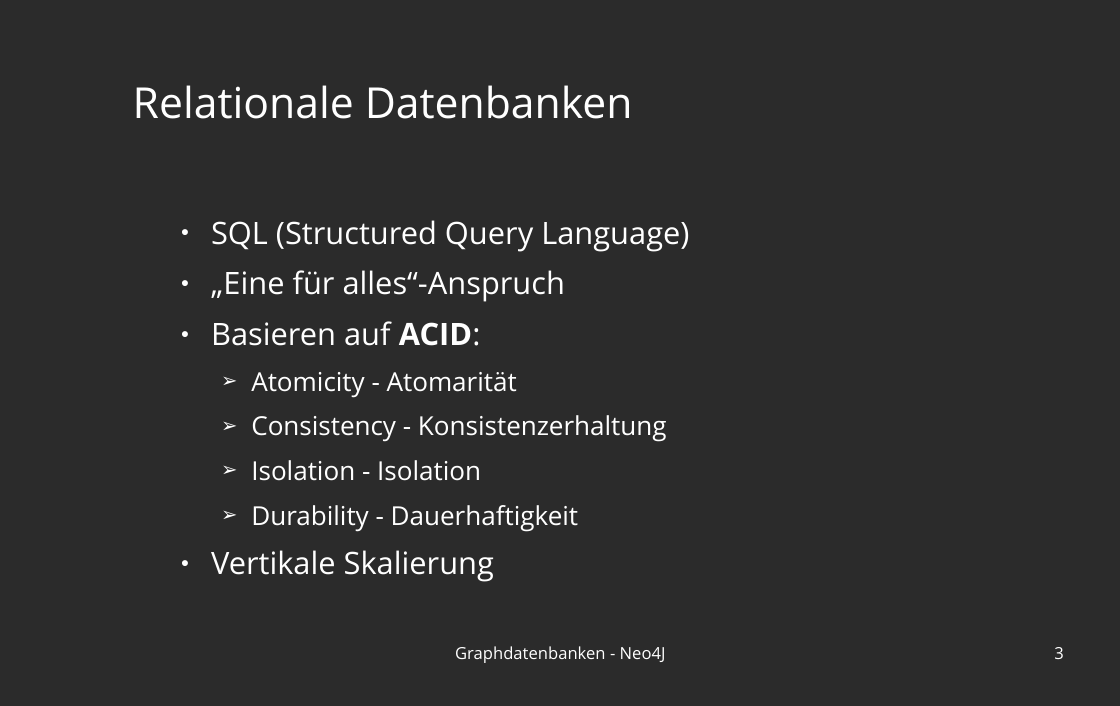
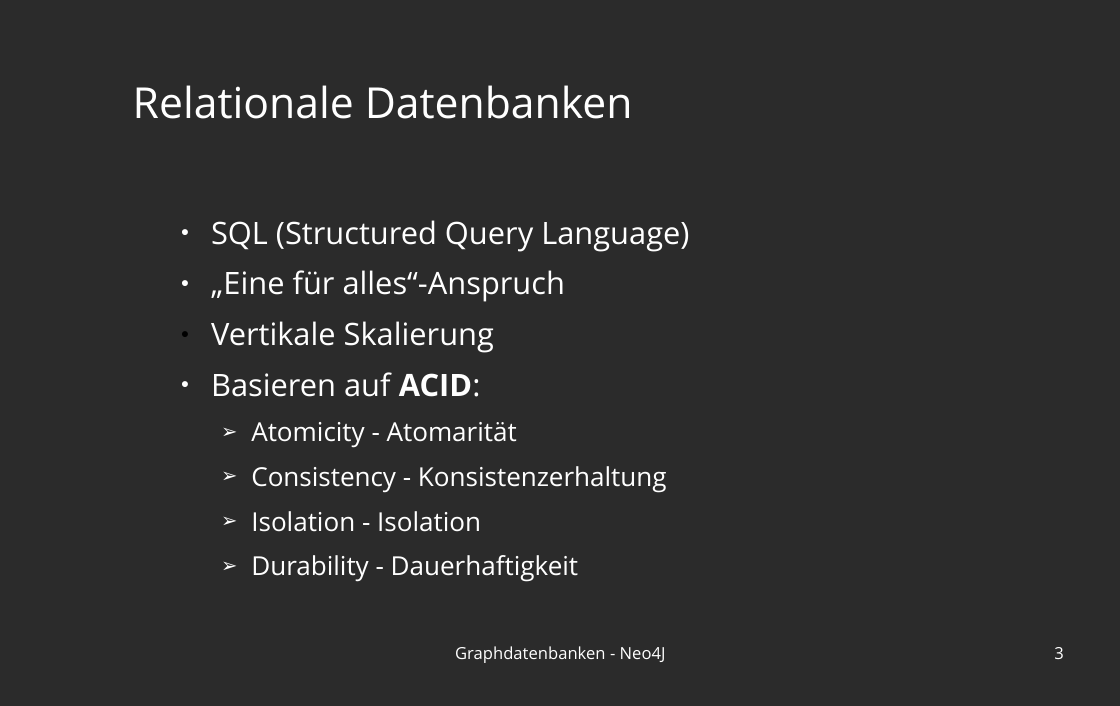
Before and after one commit to blublab/ais, a slide deck: slide 3 of praesi.odp. Drawn at 1120x706 pixels with LibreOffice and Linux fonts; fonts in the diff are those of the drawing; background and template pictures are left out; a plain dark background stands for a picture behind light text. Boxes give left, top, right and bottom in pixels: in the first picture for what was removed or moved away, otherwise in the second. Text is boxed around its words. In the diff, an @@ line names an element or a change of style, - is before the commit and + after.

```diff
--- a/praesi.odp
+++ b/praesi.odp
@@ text at (211,321,494,353): paragraph added @@
+● Vertikale Skalierung
@@ text at (211,550,494,582): paragraph removed @@
-● Vertikale Skalierung
```
Also in this commit, not shown: 13 other files.
